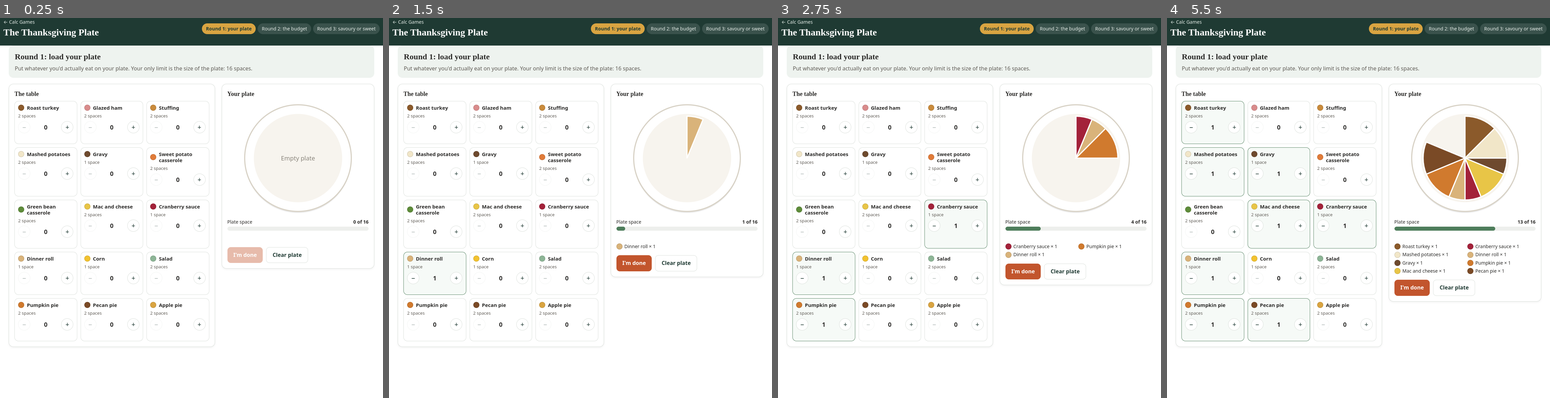
Above: before the commit, frames 1-4 (left to right).
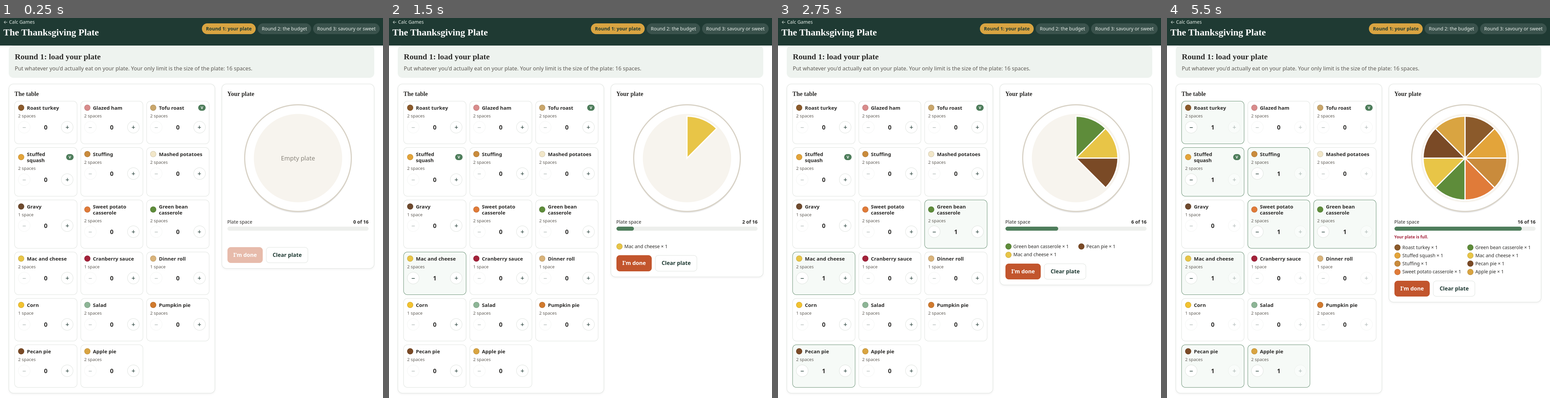
Above: after the commit, the same moments.

Repository: gajsivandran/calc_games
Game: browser game, page games/thanksgiving-plate.html
Two runs of this game, one before a commit and one after it. Both use one fixed random seed, a clock stepped at 60 frames per second and the inputs below.
Inputs:
- Up to frame 1 (0.25 s): no input
- Up to frame 2 (1.5 s): click "+" at 1.27 s
- Up to frame 3 (2.75 s): click "+" at 1.87 s; click "+" at 2.47 s
- Up to frame 4 (5.5 s): click "+" at 3.07 s; click "+" at 3.67 s; click "+" at 4.27 s; click "+" at 4.87 s; click "+" at 5.47 s

The runs differ from the first frame. In frame 1, 1.8% of the frame differs, in the area x 2-57%, y 22-99%; in frame 2, 2.3%; in frame 3, 3.5%; in frame 4, 5.9%, in the area x 2-98%, y 22-99%.

Commit message:
Update thanksgiving-plate.html

Diff:
--- a/games/thanksgiving-plate.html
+++ b/games/thanksgiving-plate.html
@@ -37,6 +37,7 @@
   .food { border: 1px solid var(--line); border-radius: 12px; padding: 10px; display: flex; flex-direction: column; gap: 6px; background: #fff; }
   .food .top { display: flex; align-items: center; gap: 8px; }
   .swatch { width: 18px; height: 18px; border-radius: 50%; flex: none; border: 1px solid rgba(0,0,0,.15); }
+  .veg { margin-left: auto; font-size: 11px; font-weight: 700; color: #fff; background: var(--sage); border-radius: 999px; padding: 1px 7px; }
   .food .name { font-weight: 700; font-size: 15px; line-height: 1.2; }
   .food .meta { font-size: 13px; color: var(--muted); display: flex; gap: 10px; }
   .food .ctrl { display: flex; align-items: center; justify-content: space-between; }
@@ -88,7 +89,7 @@
 <body>
 <header>
   <div class="wrap">
-    <div><a href="index.html" class="back">← Calc Games</a><h1>The Thanksgiving Plate</h1></div>
+    <div><a href="../index.html" class="back">← Calc Games</a><h1>The Thanksgiving Plate</h1></div>
     <ol class="rounds" id="roundTabs" aria-label="Rounds">
       <li data-r="1">Round 1: your plate</li>
       <li data-r="2">Round 2: the budget</li>
@@ -197,6 +198,8 @@
   const FOODS = [
     { id: "turkey",  name: "Roast turkey",          space: 2, price: 5.00, color: "#8B5A2B", type: "savoury" },
     { id: "ham",     name: "Glazed ham",            space: 2, price: 4.00, color: "#D98C8C", type: "savoury" },
+    { id: "tofu",    name: "Tofu roast",            space: 2, price: 3.00, color: "#C9A66B", type: "savoury", veg: true },
+    { id: "squash",  name: "Stuffed squash",        space: 2, price: 2.50, color: "#E3A43A", type: "savoury", veg: true },
     { id: "stuff",   name: "Stuffing",              space: 2, price: 1.00, color: "#C98B3C", type: "savoury" },
     { id: "mash",    name: "Mashed potatoes",       space: 2, price: 1.00, color: "#F1E6C8", type: "savoury" },
     { id: "gravy",   name: "Gravy",                 space: 1, price: 0.50, color: "#6E4A2E", type: "savoury" },
@@ -258,7 +261,7 @@
       const el = document.createElement("div");
       el.className = "food" + (c ? " has" : "");
       el.innerHTML = `
-        <div class="top"><span class="swatch" style="background:${f.color}"></span><span class="name">${f.name}</span></div>
+        <div class="top"><span class="swatch" style="background:${f.color}"></span><span class="name">${f.name}</span>${f.veg ? '<span class="veg" title="Vegetarian main">V</span>' : ""}</div>
         <div class="meta"><span>${f.space} space${f.space > 1 ? "s" : ""}</span>${budgetOn() ? `<span>${money(f.price)}</span>` : ""}</div>
         <div class="ctrl">
           <button class="pm" data-a="-" aria-label="Remove one ${f.name}" ${c ? "" : "disabled"}>−</button>
